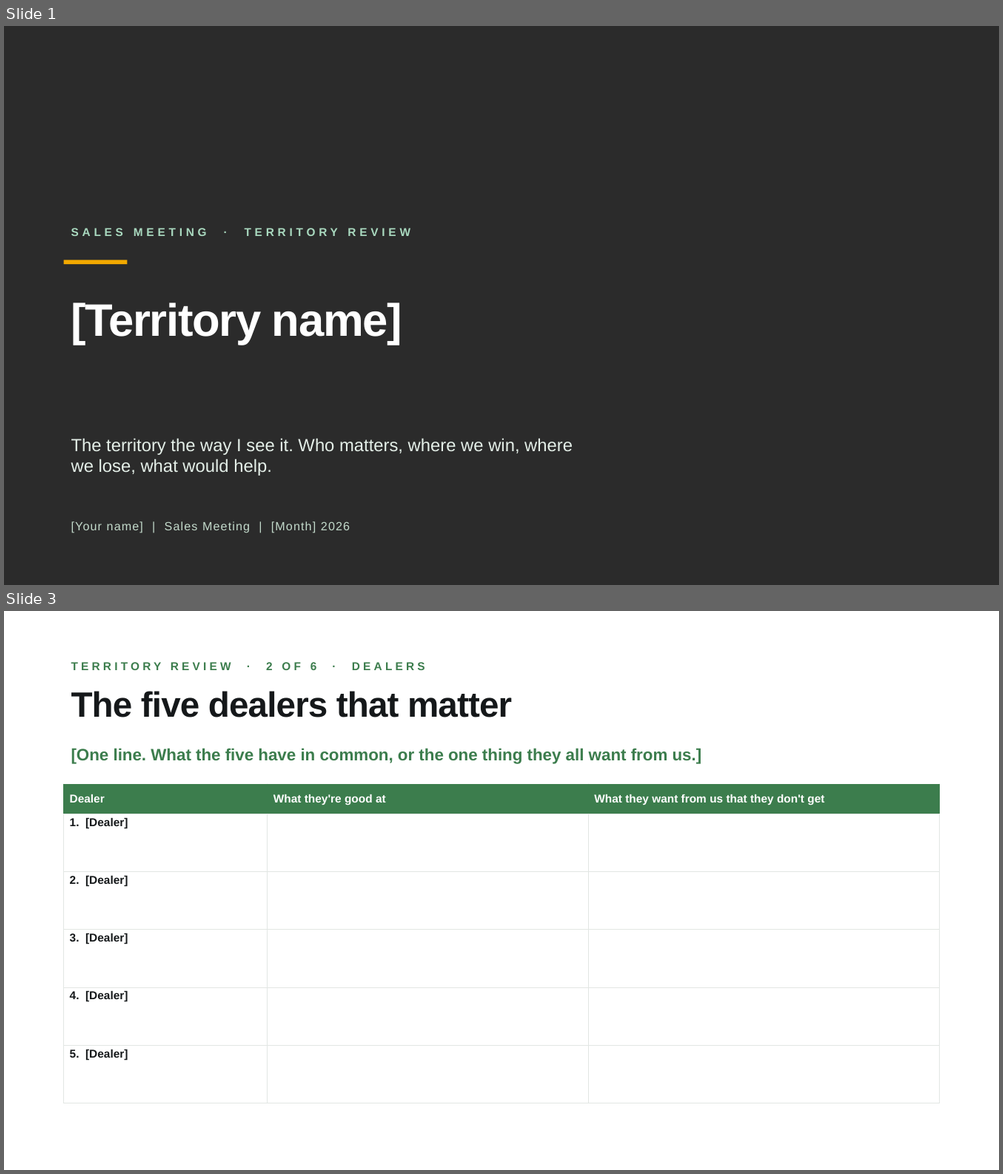
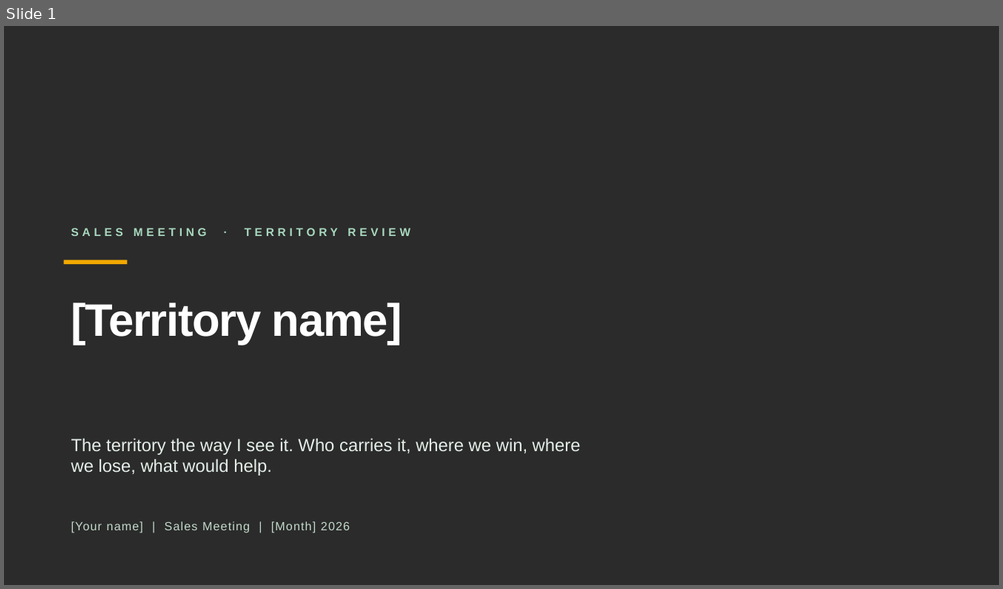
Before and after one commit to guralsnj/git_test, a slide deck: decks/territory-review/Territory Review Template - RSM.pptx. Shown one above the other, each under a label of ours: slides 1 and 3 before the commit, slide 1 after it; the slides between them are not shown. The pictures are 1003x1174 and 1003x589 pixels, drawn with LibreOffice and Linux fonts; fonts in the diff are those of the drawing; background and template pictures are left out; a plain dark background stands for a picture behind light text. Boxes give left, top, right and bottom in pixels: in the first picture for what was removed or moved away, otherwise in the second. Text is boxed around its words. In the diff, an @@ line names an element or a change of style, - is before the commit and + after.

```diff
--- a/decks/territory-review/Territory Review Template - RSM.pptx
+++ b/decks/territory-review/Territory Review Template - RSM.pptx
@@ slide 3 removed at <box>4,611,999,1170</box>, background #FFFFFF @@
@@ text removed at <box>71,662,425,670</box> @@
-TERRITORY REVIEW · 2 OF 6 · DEALERS
@@ title removed at <box>71,691,512,718</box> @@
-The five dealers that matter
@@ text removed at <box>71,748,702,764</box> @@
-[One line. What the five have in common, or the one thing they all want from us.]
@@ table removed at <box>64,784,939,1103</box>, 6 rows, 3 columns @@
-Dealer | What they're good at | What they want from us that they don't get
-1. [Dealer] |  | 
-2. [Dealer] |  | 
-3. [Dealer] |  | 
-4. [Dealer] |  | 
-5. [Dealer] |  | 
@@ slide 1 changed as well @@
@@ text at <box>71,438,580,476</box>: text changed @@
-The territory the way I see it. Who matters, where we win, where we lose, what would help.
+The territory the way I see it. Who carries it, where we win, where we lose, what would help.
```
Also in this commit, not shown: 5 other slides changed, 2 slides added, 5 other files.
